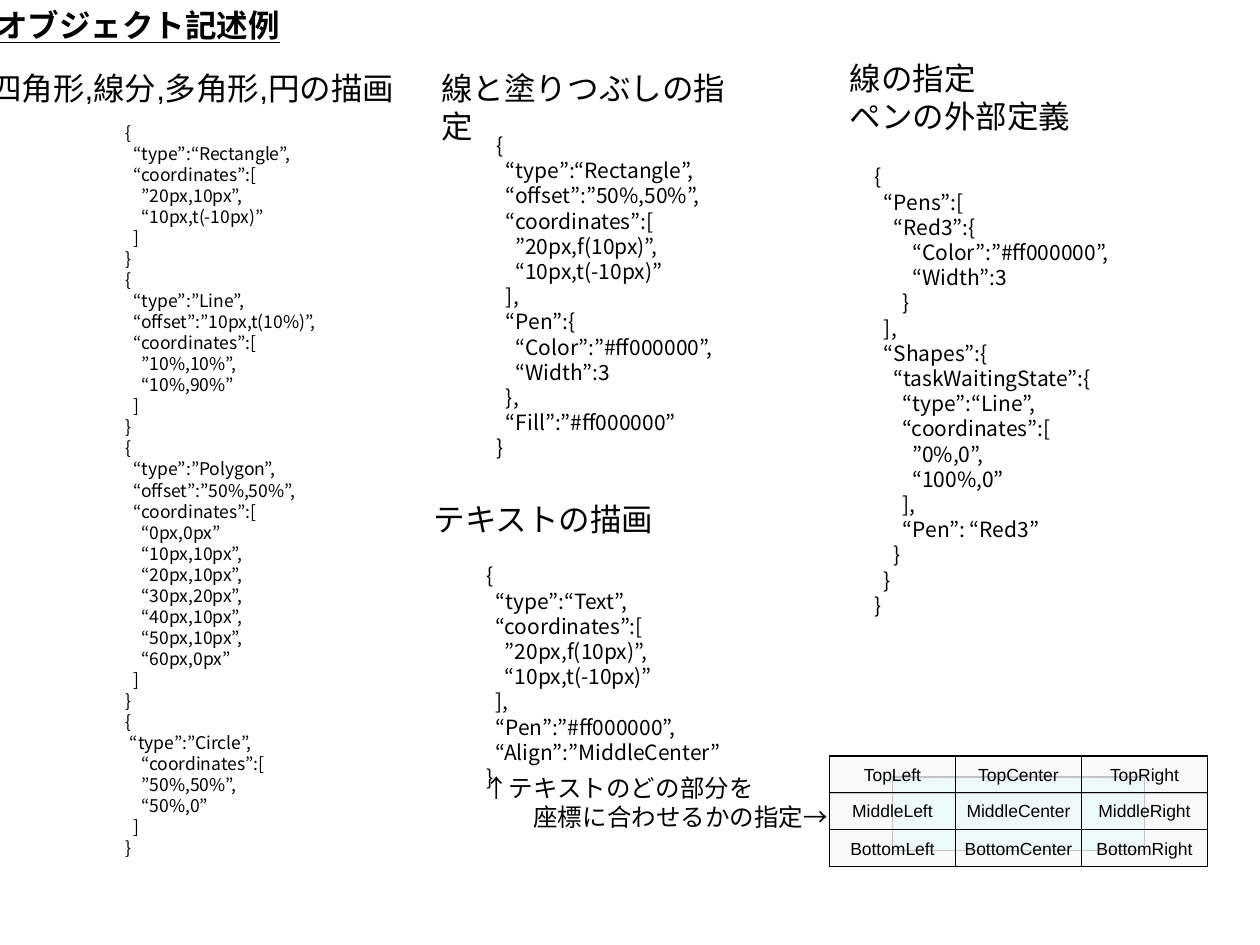
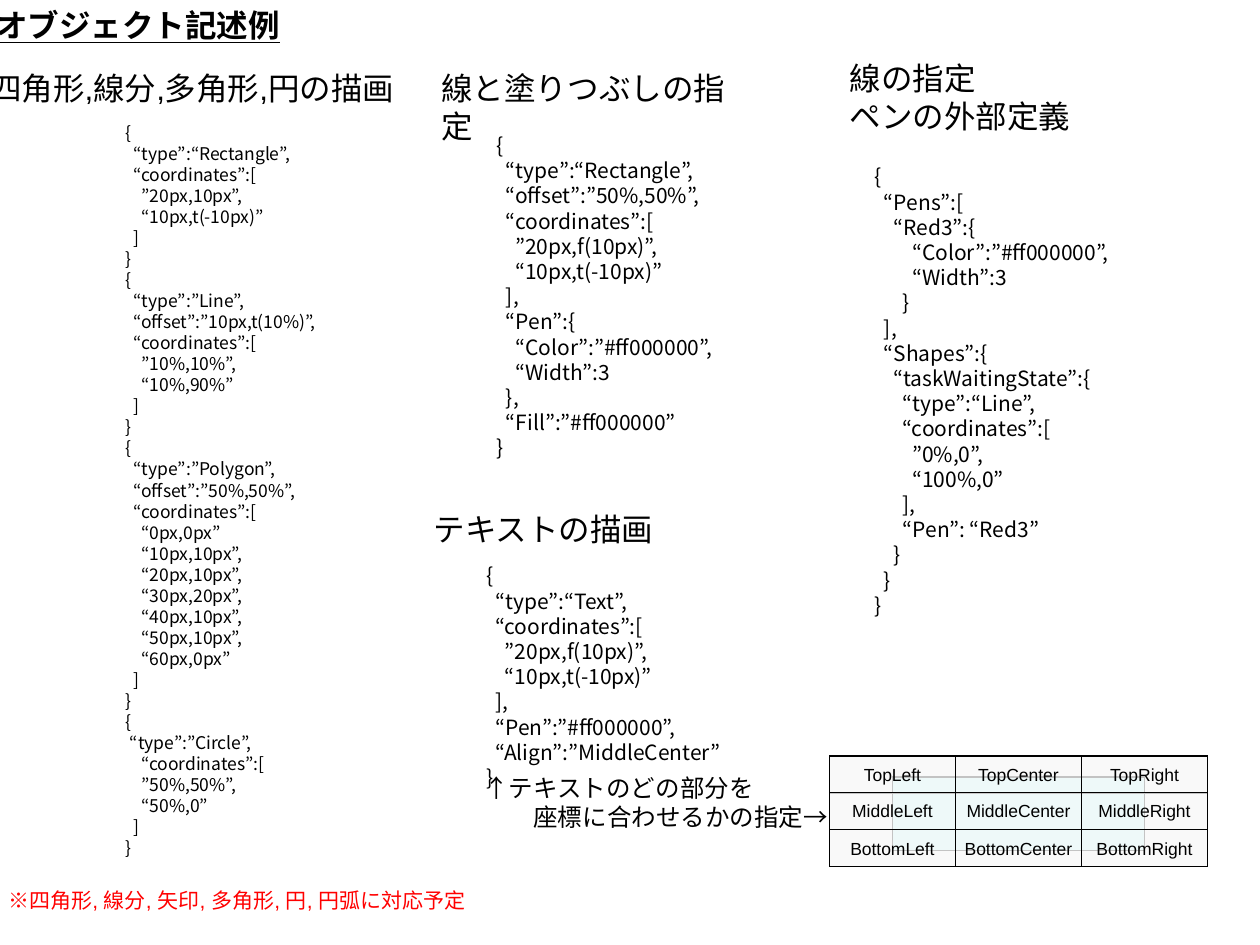
Before and after one commit to YixiaoLi/tlv4mc, a slide deck: slide 3 of TLV/doc/設計/可視化ルール構想.ppt. Drawn at 1260x945 pixels with LibreOffice and Linux fonts; fonts in the diff are those of the drawing. Boxes give left, top, right and bottom in pixels: in the first picture for what was removed or moved away, otherwise in the second. Text is boxed around its words. In the diff, an @@ line names an element or a change of style, - is before the commit and + after.

```diff
--- a/TLV/doc/設計/可視化ルール構想.ppt
+++ b/TLV/doc/設計/可視化ルール構想.ppt
@@ text "テキストの描画": place and size @@
-text "テキストの描画" at (434,504,654,534)
+text "テキストの描画" at (434,514,654,544)
@@ text added at (8,890,466,911), 12 pt, text #FF0000 @@
+※四角形, 線分, 矢印, 多角形, 円, 円弧に対応予定
```
Also in this commit, not shown: 3 other slides changed, 2 slides added.
